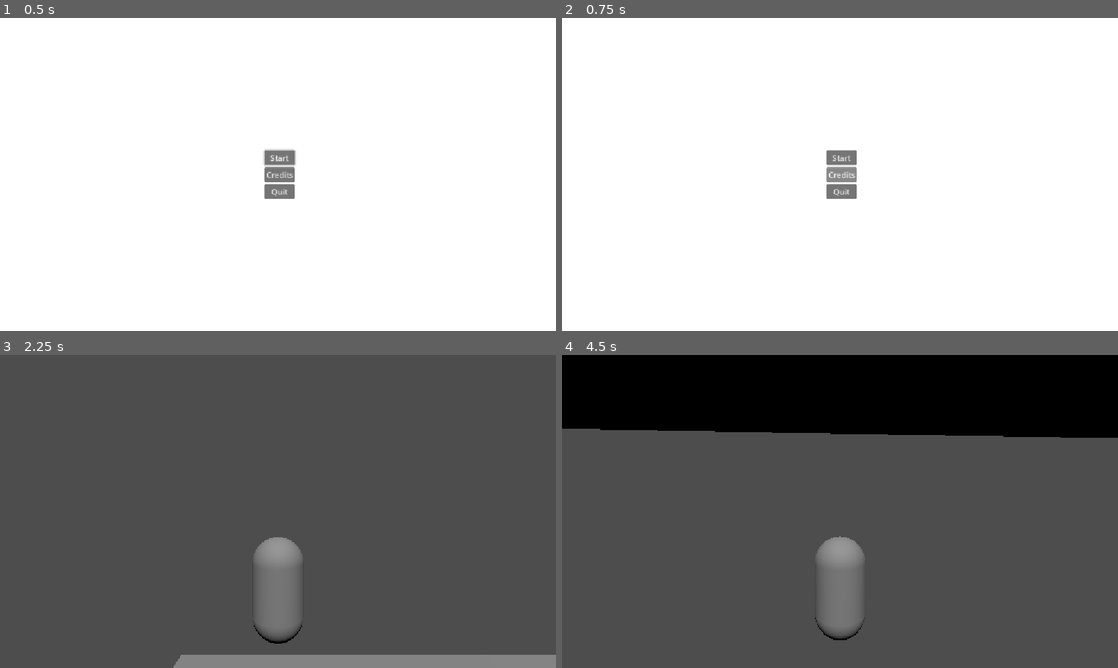
Above: before the commit, frames 1-4 (two rows, left to right).
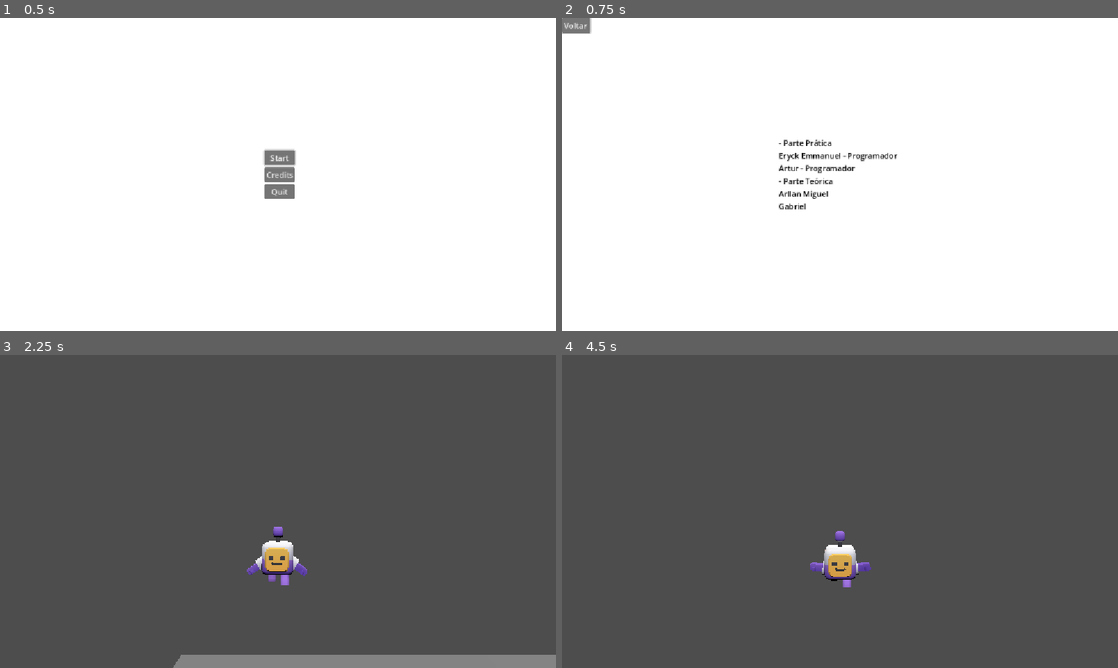
Above: after the commit, the same moments.

Repository: Strawreo/Sistemas-Multim-dia---Jogo-
Game: Godot game, scene res://Scenes/Menus/MainMenu.tscn
Same seed, same stepped clock (60 frames per second), same inputs: the game is played once before the commit and once after it.
Inputs (mouse positions are in pixels of both pictures, inside the frame that each line leads up to):
- Up to frame 1 (0.5 s): no input
- Up to frame 2 (0.75 s): click "Credits" at 0.5 s
- Up to frame 3 (2.25 s): click (16, 361) at 1.25 s, where only the run after the commit has a clickable "Voltar"; click "Start" at 2 s
- Up to frame 4 (4.5 s): move the mouse to (867, 511) at 2.77 s; hold W (move_up) from 2.78 s (still down); tap Space (jump) at 2.85, 3.02, 3.32, 3.6, 3.77, 4.07, 4.35 s; move the mouse to (812, 511) at 3.52 s; move the mouse to (851, 505) at 4.27 s

Frame 1 is identical in both runs. In frame 2, 1.7% of the frame differs, in the area x 0-61%, y 0-62%; in frame 3, 2.3%; in frame 4, 27%, in the area x 0-100%, y 0-92%.

Commit message:
feat: Credits e Assets

Diff:
--- /dev/null
+++ b/Assets/models/colormap.tres
@@ -0,0 +1,8 @@
+[gd_resource type="StandardMaterial3D" load_steps=2 format=3 uid="uid://booc27br2ap2l"]
+
+[ext_resource type="Texture2D" uid="uid://0odt7cvj574e" path="res://models/Textures/colormap.png" id="1_0ut8r"]
+
+[resource]
+resource_name = "colormap"
+cull_mode = 2
+albedo_texture = ExtResource("1_0ut8r")
--- a/Scenes/Agents/Player.tscn
+++ b/Scenes/Agents/Player.tscn
@@ -1,10 +1,10 @@
 [gd_scene format=3 uid="uid://cctllm37ujwto"]
 
 [ext_resource type="Script" uid="uid://c5ramms1sit63" path="res://Scripts/Agents/player.gd" id="1_xjclr"]
+[ext_resource type="PackedScene" uid="uid://xy8rvnjp22n5" path="res://Assets/models/character.glb" id="2_4q1rs"]
 
 [sub_resource type="CapsuleShape3D" id="CapsuleShape3D_ms4e4"]
-
-[sub_resource type="CapsuleMesh" id="CapsuleMesh_f6wxy"]
+height = 1.2154541
 
 [sub_resource type="SphereShape3D" id="SphereShape3D_k41lo"]
 
@@ -12,10 +12,25 @@
 script = ExtResource("1_xjclr")
 
 [node name="CollisionShape3D" type="CollisionShape3D" parent="." unique_id=1831706605]
+transform = Transform3D(1, 0, 0, 0, 1, 0, 0, 0, 1, 0, 0.50795615, 0)
 shape = SubResource("CapsuleShape3D_ms4e4")
 
-[node name="MeshInstance3D" type="MeshInstance3D" parent="." unique_id=237587885]
-mesh = SubResource("CapsuleMesh_f6wxy")
+[node name="CharacterBody" parent="." unique_id=1529023801 instance=ExtResource("2_4q1rs")]
+
+[node name="leg-left" parent="CharacterBody/character/root" parent_id_path=PackedInt32Array(1529023801, 1535849376) index="0" unique_id=1832476716]
+transform = Transform3D(0.9659258, 0, 0.25881907, 0, 1, 0, -0.25881907, 0, 0.9659258, 0.125, 0.17625, -0.02375)
+
+[node name="leg-right" parent="CharacterBody/character/root" parent_id_path=PackedInt32Array(1529023801, 1535849376) index="1" unique_id=675573476]
+transform = Transform3D(0.9659258, 0, -0.25881907, 0, 1, 0, 0.25881907, 0, 0.9659258, -0.125, 0.17625, -0.023750002)
+
+[node name="torso" parent="CharacterBody/character/root" parent_id_path=PackedInt32Array(1529023801, 1535849376) index="2" unique_id=628108035]
+transform = Transform3D(1, 0, 0, 0, 0.9961947, 0.08715574, 0, -0.08715574, 0.9961947, -1.8047786e-15, 0.17625, -0.02375)
+
+[node name="arm-left" parent="CharacterBody/character/root/torso" index="0" unique_id=1041091728]
+transform = Transform3D(0.70710677, 0.70710677, 0, -0.70710677, 0.70710677, 0, 0, 0, 1, 0.3, 0.17500001, 0)
+
+[node name="arm-right" parent="CharacterBody/character/root/torso" index="1" unique_id=178014771]
+transform = Transform3D(0.70710677, -0.70710677, 0, 0.70710677, 0.70710677, 0, 0, 0, 1, -0.3, 0.1195, 0)
 
 [node name="SpringArm3D" type="SpringArm3D" parent="." unique_id=476963484]
 transform = Transform3D(1, 0, 0, 0, 1, 0, 0, 0, 1, 0, 1.5, 0)
@@ -25,3 +40,5 @@
 
 [node name="Camera3D" type="Camera3D" parent="SpringArm3D" unique_id=1225741193]
 near = 0.01
+
+[editable path="CharacterBody"]
--- /dev/null
+++ b/Scenes/Agents/character_2.tscn
@@ -0,0 +1,11 @@
+[gd_scene format=3 uid="uid://cmnovjecqtw5x"]
+
+[ext_resource type="PackedScene" uid="uid://xy8rvnjp22n5" path="res://Assets/models/character.glb" id="1_iv5vp"]
+
+[node name="character2" unique_id=1529023801 instance=ExtResource("1_iv5vp")]
+
+[node name="arm-left" parent="character/root/torso" parent_id_path=PackedInt32Array(628108035) index="0" unique_id=1041091728]
+transform = Transform3D(0.70710677, 0.70710677, 0, -0.70710677, 0.70710677, 0, 0, 0, 1, 0.3, 0.17500001, 0)
+
+[node name="arm-right" parent="character/root/torso" parent_id_path=PackedInt32Array(628108035) index="1" unique_id=178014771]
+transform = Transform3D(0.70710677, -0.70710677, 0, 0.70710677, 0.70710677, 0, 0, 0, 1, -0.3, 0.1195, 0)
--- /dev/null
+++ b/Scenes/Menus/Credits.tscn
@@ -0,0 +1,57 @@
+[gd_scene format=3 uid="uid://dkrjfd5axks6o"]
+
+[sub_resource type="LabelSettings" id="LabelSettings_f6wxy"]
+font_color = Color(0, 0, 0, 1)
+
+[sub_resource type="LabelSettings" id="LabelSettings_ms4e4"]
+font_color = Color(0, 0, 0, 1)
+
+[node name="Credits" type="Control" unique_id=2090793945]
+layout_mode = 3
+anchors_preset = 15
+anchor_right = 1.0
+anchor_bottom = 1.0
+grow_horizontal = 2
+grow_vertical = 2
+
+[node name="ColorRect" type="ColorRect" parent="." unique_id=945290739]
+layout_mode = 0
+offset_right = 1198.0
+offset_bottom = 696.0
+
+[node name="VBoxContainer" type="VBoxContainer" parent="." unique_id=572875576]
+layout_mode = 0
+offset_right = 40.0
+offset_bottom = 40.0
+
+[node name="Volta" type="Button" parent="VBoxContainer" unique_id=958324222]
+layout_mode = 2
+text = "Voltar "
+
+[node name="HBoxContainer" type="VBoxContainer" parent="." unique_id=874044792]
+layout_mode = 1
+anchors_preset = 8
+anchor_left = 0.5
+anchor_top = 0.5
+anchor_right = 0.5
+anchor_bottom = 0.5
+offset_left = -127.0
+offset_top = -77.0
+offset_right = 127.0
+offset_bottom = 77.0
+grow_horizontal = 2
+grow_vertical = 2
+
+[node name="Parte Prática" type="Label" parent="HBoxContainer" unique_id=1301251978]
+layout_mode = 2
+text = "- Parte Prática
+Eryck Emmanuel - Programador
+Artur - Programador "
+label_settings = SubResource("LabelSettings_f6wxy")
+
+[node name="Parte Teórica" type="Label" parent="HBoxContainer" unique_id=360096369]
+layout_mode = 2
+text = "- Parte Teórica
+Arllan Miguel
+Gabriel "
+label_settings = SubResource("LabelSettings_ms4e4")
--- a/Scenes/Menus/MainMenu.tscn
+++ b/Scenes/Menus/MainMenu.tscn
@@ -2,8 +2,10 @@
 
 [ext_resource type="Script" uid="uid://bf57wxovecdm6" path="res://Scripts/Menus/main_menu.gd" id="1_b42ut"]
 [ext_resource type="Script" uid="uid://dw61x4bn4ngqe" path="res://Scripts/Menus/start.gd" id="1_v3fht"]
+[ext_resource type="PackedScene" uid="uid://dkrjfd5axks6o" path="res://Scenes/Menus/Credits.tscn" id="3_hqtmt"]
 
 [node name="MainMenu" type="Control" unique_id=2135785271]
+z_index = 4
 layout_mode = 3
 anchors_preset = 15
 anchor_right = 1.0
@@ -44,6 +46,13 @@
 layout_mode = 2
 text = "Quit"
 
+[node name="Credits" parent="." unique_id=2090793945 instance=ExtResource("3_hqtmt")]
+z_index = 3
+layout_mode = 1
+
 [connection signal="pressed" from="HBoxContainer/Start" to="." method="_on_start_pressed"]
 [connection signal="pressed" from="HBoxContainer/Credits" to="." method="_on_credits_pressed"]
 [connection signal="pressed" from="HBoxContainer/Quit" to="." method="_on_quit_pressed"]
+[connection signal="pressed" from="Credits/VBoxContainer/Volta" to="." method="_on_volta_pressed"]
+
+[editable path="Credits"]
--- a/Scripts/Agents/player.gd
+++ b/Scripts/Agents/player.gd
@@ -6,10 +6,10 @@
 @export var gamepad_sensitivity := 2.5
 
 @onready var spring_arm: SpringArm3D = $SpringArm3D
-@onready var mesh: MeshInstance3D = $MeshInstance3D
+@onready var mesh: Node3D = $CharacterBody
 
 func _ready() -> void:
-	#oculta o mouse na tela
+	$CharacterBody/AnimationPlayer.play("idle")
 	Input.set_mouse_mode(Input.MOUSE_MODE_CAPTURED)
 
 func _unhandled_input(event: InputEvent) -> void:
@@ -38,6 +38,7 @@
 		velocity += get_gravity() * delta
 
 	if Input.is_action_just_pressed("jump") and is_on_floor():
+		$CharacterBody/AnimationPlayer.play("jump")
 		velocity.y = JUMP_VELOCITY
 
 
@@ -58,6 +59,7 @@
 		var look_angle = atan2(-velocity.x, -velocity.z)
 		mesh.rotation.y = lerp_angle(mesh.rotation.y, look_angle, 10 * delta)
 	else:
+		$CharacterBody/AnimationPlayer.play("walk")
 		velocity.x = move_toward(velocity.x, 0, SPEED)
 		velocity.z = move_toward(velocity.z, 0, SPEED)
 
--- a/Scripts/Menus/main_menu.gd
+++ b/Scripts/Menus/main_menu.gd
@@ -1,7 +1,10 @@
 extends Control
 
 func _ready() -> void:
-	pass
+	z_index = 10
+	$Credits.z_index = 5
+	$Credits.mouse_filter = Control.MOUSE_FILTER_IGNORE
+	$Credits.hide()
 
 func _process(delta: float) -> void:
 	pass
@@ -11,8 +14,18 @@
 
 
 func _on_credits_pressed() -> void:
-	pass # Replace with function body.
+	$Credits.show()
+	$Credits.z_index = 20
+	$Credits.mouse_filter = Control.MOUSE_FILTER_STOP
+	$Credits/VBoxContainer/Volta.grab_focus()
 
 
 func _on_quit_pressed() -> void:
 	get_tree().quit()
+
+
+func _on_volta_pressed() -> void:
+	$Credits.hide()
+	$Credits.z_index = 5
+	$Credits.mouse_filter = Control.MOUSE_FILTER_IGNORE
+	$HBoxContainer/Start.grab_focus()
Binary file added: Assets/models/Textures/colormap.png
Not shown, added: Assets/models/Textures/colormap.png.import
Binary file added: Assets/models/block-coin.glb
Not shown, added: Assets/models/block-coin.glb.import
Binary file added: Assets/models/brick-particle.glb
Not shown, added: Assets/models/brick-particle.glb.import
Binary file added: Assets/models/brick.glb
Not shown, added: Assets/models/brick.glb.import
Binary file added: Assets/models/character.glb
Not shown, added: Assets/models/character.glb.import
Binary file added: Assets/models/cloud.glb
Not shown, added: Assets/models/cloud.glb.import
(and 20 more such lines)
